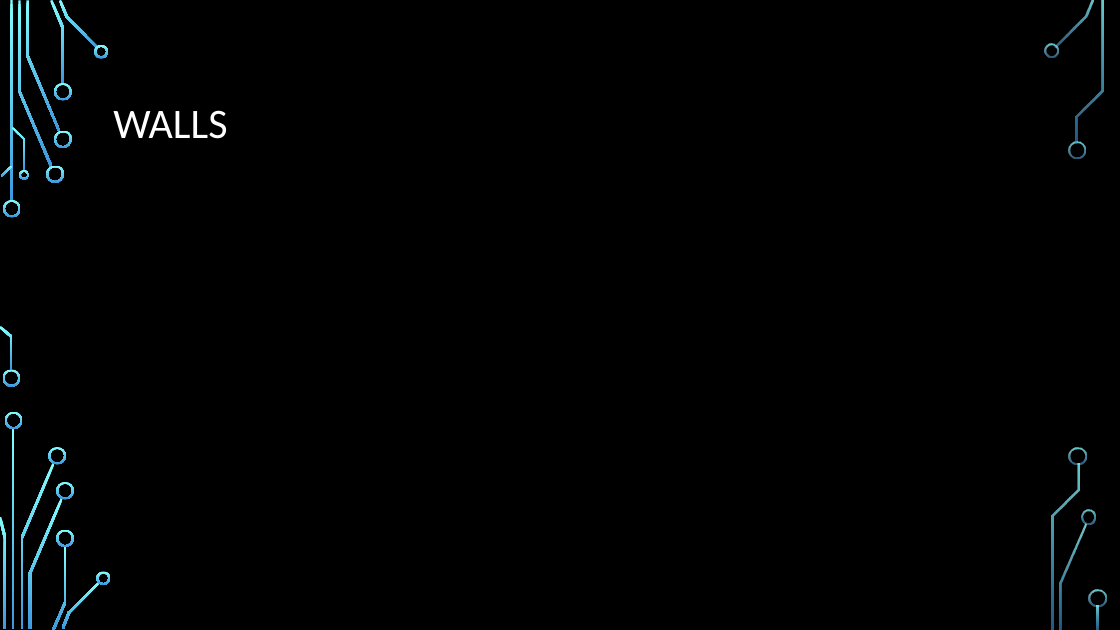
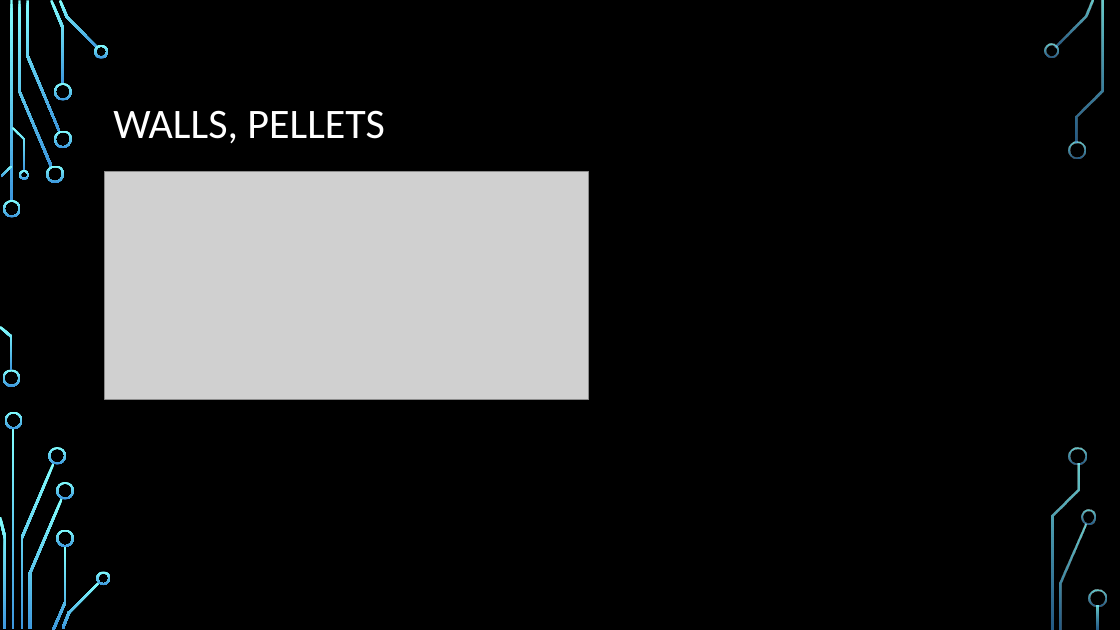
Before and after one commit to willm0602/3DPacman, a slide deck: slide 11 of PACMAN.pptx (slide 10 before the commit). Drawn at 1120x630 pixels with LibreOffice and Linux fonts; fonts in the diff are those of the drawing; grey boxes stand for pictures; background and template pictures are left out. Boxes give left, top, right and bottom in pixels: in the first picture for what was removed or moved away, otherwise in the second. Text is boxed around its words. In the diff, an @@ line names an element or a change of style, - is before the commit and + after.

```diff
--- a/PACMAN.pptx
+++ b/PACMAN.pptx
@@ title at [113,110,385,143]: text changed @@
-WALLS
+WALLS, PELLETS
@@ picture added at [105,172,589,400] @@
```
Also in this commit, not shown: 4 slides added, 2 slides removed, 2 other files.
